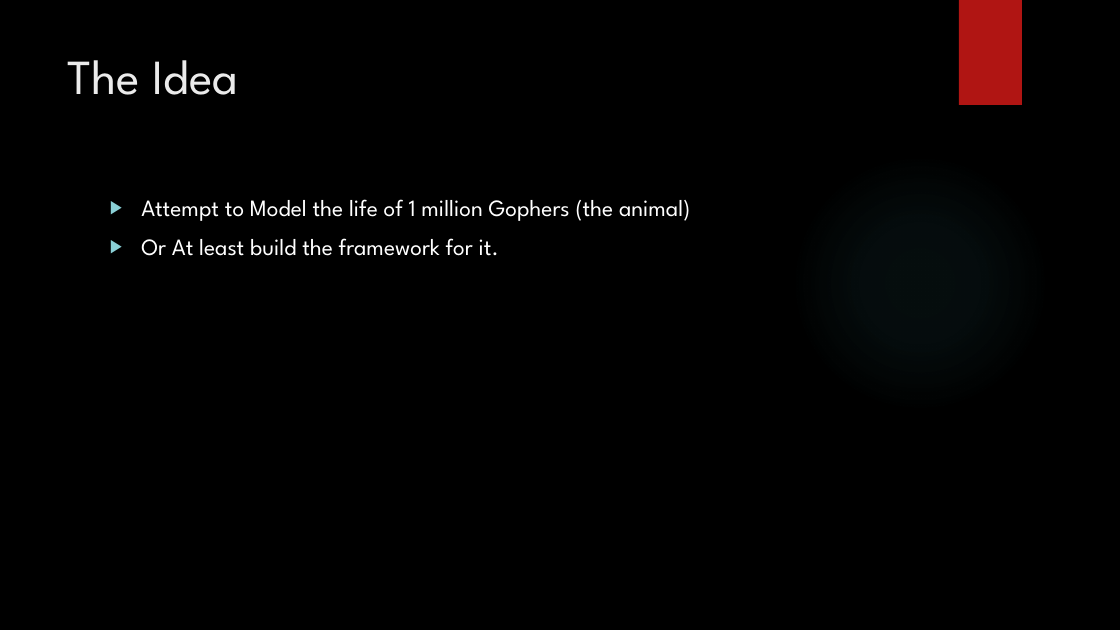
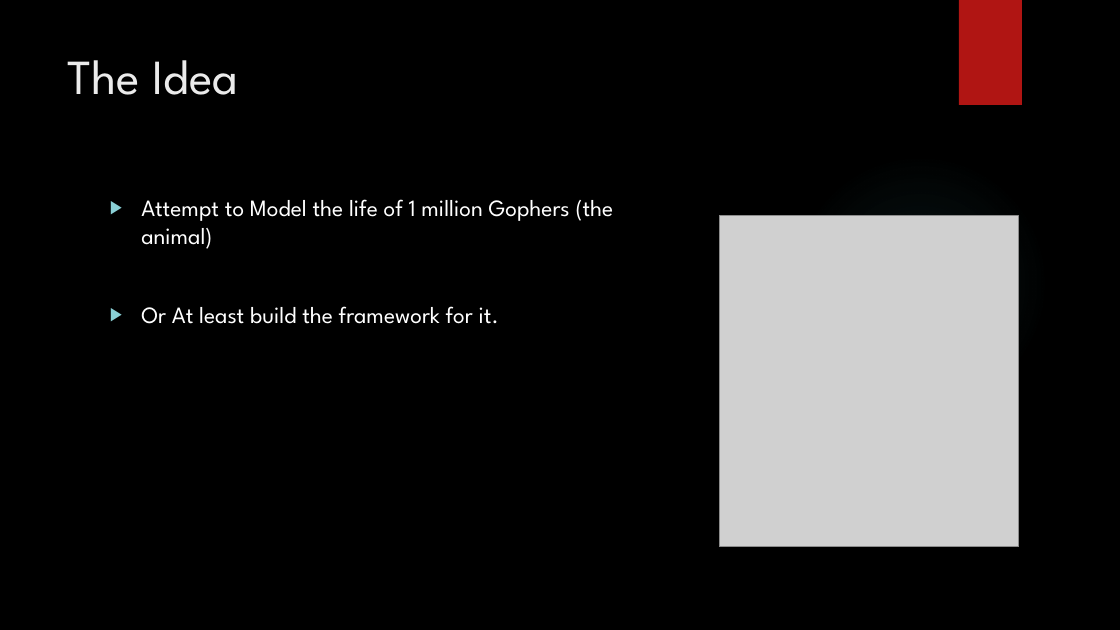
Before and after one commit to jaminologist/GopherLife, a slide deck: slide 5 of GopherLife.pptx. Drawn at 1120x630 pixels with LibreOffice and Linux fonts; fonts in the diff are those of the drawing; grey boxes stand for pictures; background and template pictures are left out. Boxes give left, top, right and bottom in pixels: in the first picture for what was removed or moved away, otherwise in the second. Text is boxed around its words. In the diff, an @@ line names an element or a change of style, - is before the commit and + after.

Commit message:
You can now properly Select a Gopher and the screen updates to the position

```diff
--- a/GopherLife.pptx
+++ b/GopherLife.pptx
@@ text "Attempt to Model the life ..." rewrapped from <box>141,199,690,256</box> to <box>141,199,614,324</box> @@
@@ picture added at <box>719,216,1018,547</box> @@
```
Also in this commit, not shown: 1 other slide changed, 7 slides added, 1 slide removed, 8 other files.
